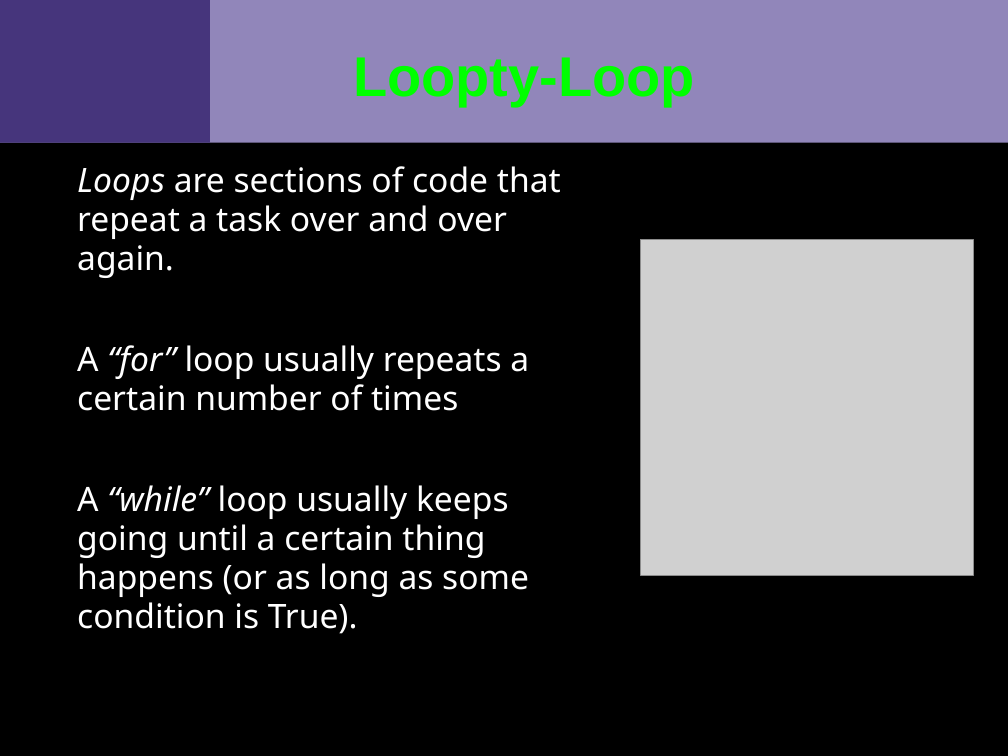
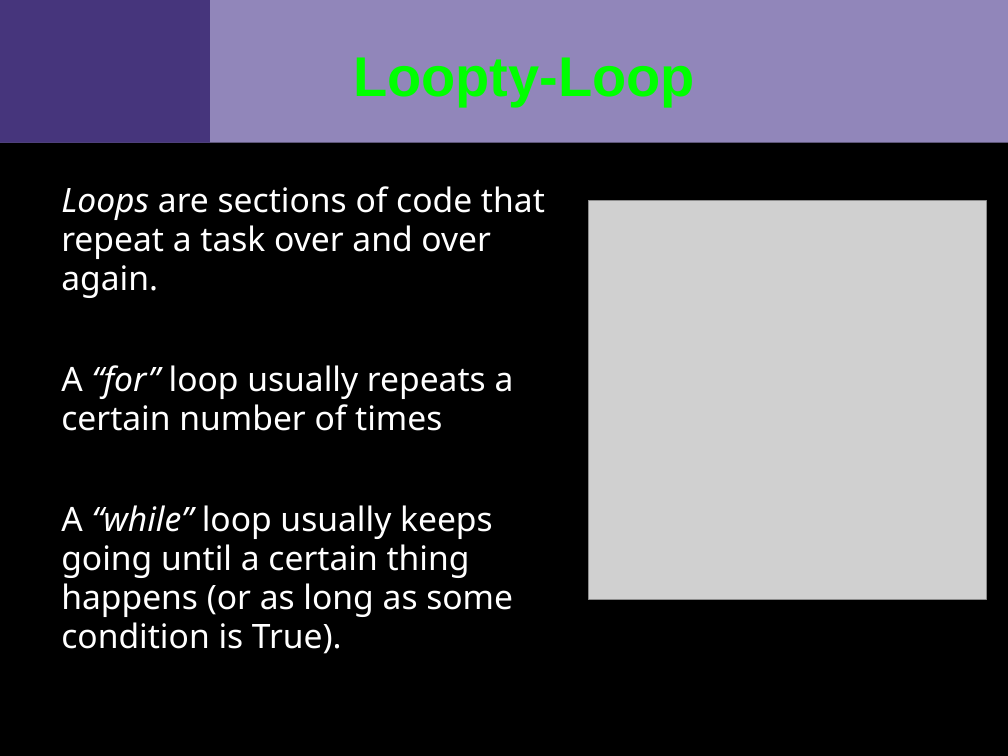
Before and after one commit to VCTLabs/swfk-python-intro, a slide deck: slide 5 of course_materials/slides/slideset4_beginning_python2_dev_SWFK.odp. Drawn at 1008x756 pixels with LibreOffice and Linux fonts; fonts in the diff are those of the drawing; grey boxes stand for pictures; background and template pictures are left out. Boxes give left, top, right and bottom in pixels: in the first picture for what was removed or moved away, otherwise in the second. Text is boxed around its words. In the diff, an @@ line names an element or a change of style, - is before the commit and + after.

```diff
--- a/course_materials/slides/slideset4_beginning_python2_dev_SWFK.odp
+++ b/course_materials/slides/slideset4_beginning_python2_dev_SWFK.odp
@@ text "Loops are sections of code ...": place and size @@
-text "Loops are sections of code ..." at [77, 166, 561, 634]
+text "Loops are sections of code ..." at [61, 186, 545, 654]
@@ picture: place and size @@
-picture at [640, 239, 973, 575]
+picture at [589, 201, 987, 600]
```
Also in this commit, not shown: 1 other slide changed, 9 other files.
